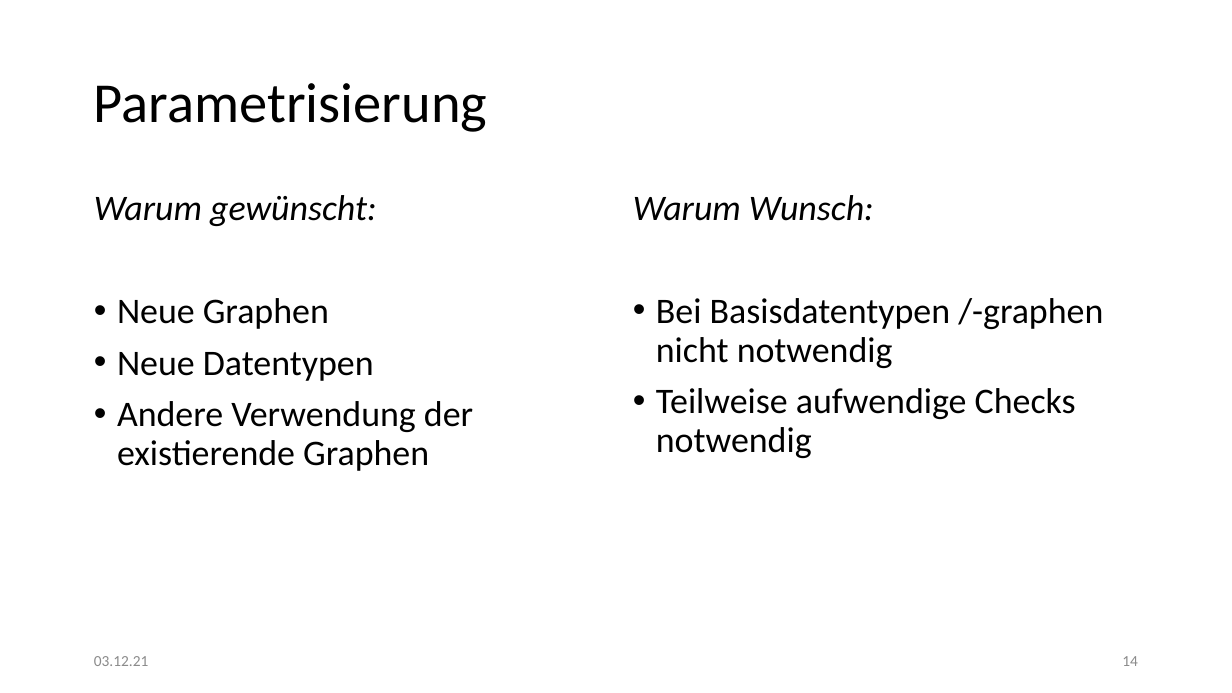
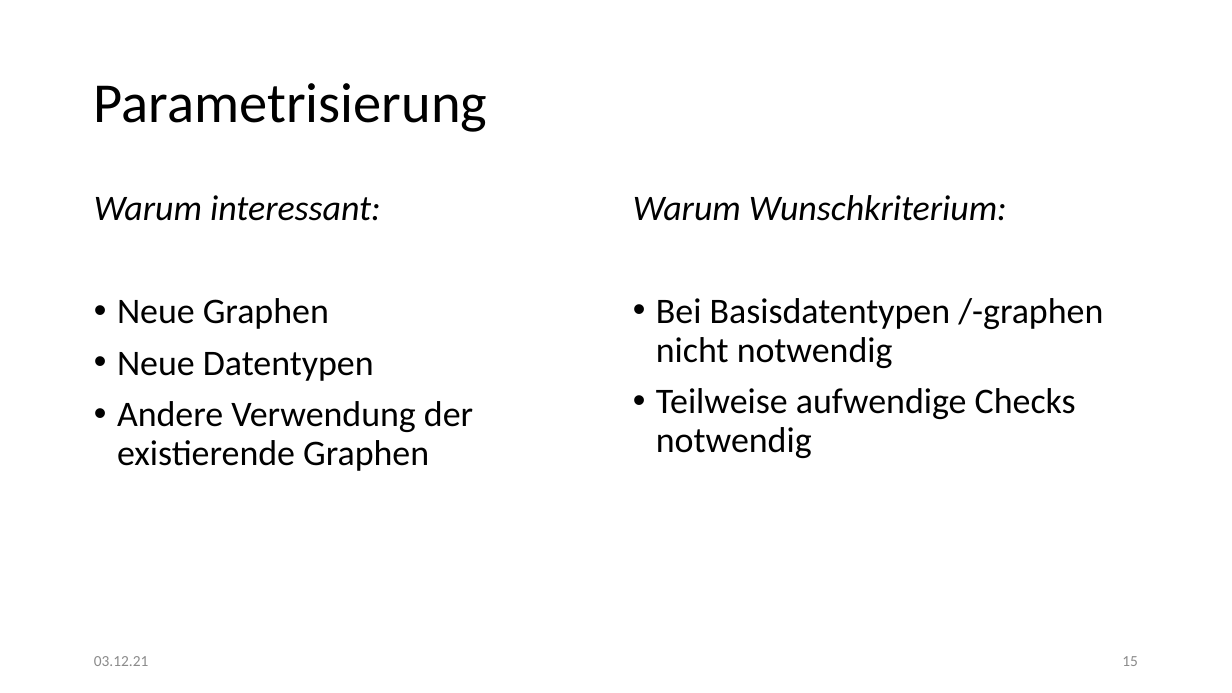
Before and after one commit to kittyahy/PSEAppGruppe2, a slide deck: slide 15 of Praesentationen/01-Definitionsphase/Präsentation.pptx (slide 14 before the commit). Drawn at 1232x693 pixels with LibreOffice and Linux fonts; fonts in the diff are those of the drawing. Boxes give left, top, right and bottom in pixels: in the first picture for what was removed or moved away, otherwise in the second. Text is boxed around its words. In the diff, an @@ line names an element or a change of style, - is before the commit and + after.

```diff
--- a/Praesentationen/01-Definitionsphase/Präsentation.pptx
+++ b/Praesentationen/01-Definitionsphase/Präsentation.pptx
@@ text at (94,195,381,221): text changed @@
-Warum gewünscht:
+Warum interessant:
@@ text at (633,195,1007,221): text changed @@
-Warum Wunsch:
+Warum Wunschkriterium:
@@ page number at (1122,656,1138,666): text changed @@
-14
+15
```
Also in this commit, not shown: 5 other slides changed, 2 slides added.
